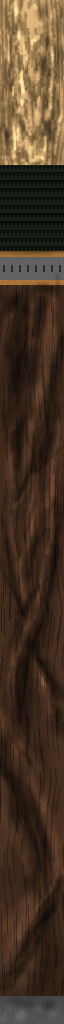
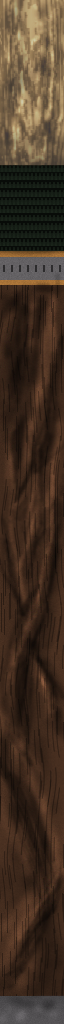
Layer changes from the first (64, 1024) image to the second:
painted on "Camada" over [0, 0, 64, 165]
